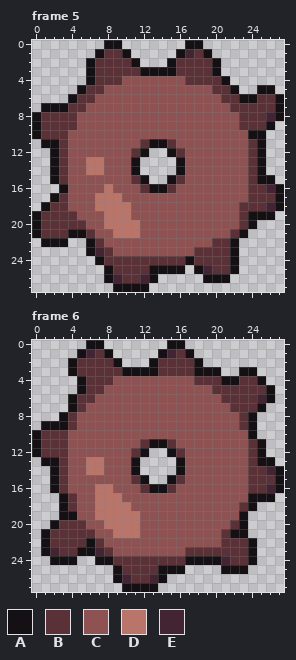
One commit to this animated GIF sprite: Art/Assets/gear.gif. The first picture shows the starting point.
The file is 28x28 pixels, 6 frames. Shown: frame 5, frame 6. The commit also changed other frames, which this record leaves out.
Palette (. is transparent): A #141013  B #5b3138  C #8e5252  D #ba756a  E #422433
The same view after the edit:
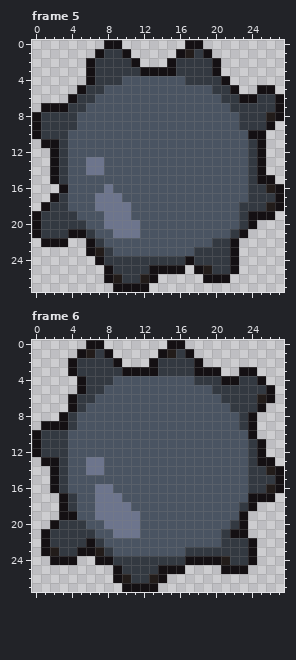
The edit:
@@ palette @@
-B #5b3138
+B #333941
-C #8e5252
+C #4a5462
-D #ba756a
+D #6d758d
-E #422433
+E #221c1a
--- frame 5
@@ x 9..18 @@
 10 CCCCCCCCCC
-11 CCCBAABCCC
-12 CCBA..ABCC
-13 CCA....ACC
-14 CCA....ACC
-15 CCBA..ABCC
-16 CCCBAABCCC
+11 CCCCCCCCCC
+12 CCCCCCCCCC
+13 CCCCCCCCCC
+14 CCCCCCCCCC
+15 CCCCCCCCCC
+16 CCCCCCCCCC
 17 DCCCCCCCCC
--- frame 6: the same change as frame 5
Pixel boxes of the changes (left, top, right, bottom) in both pictures:
changed: (41, 49, 275, 283)
changed: (41, 349, 275, 583)
